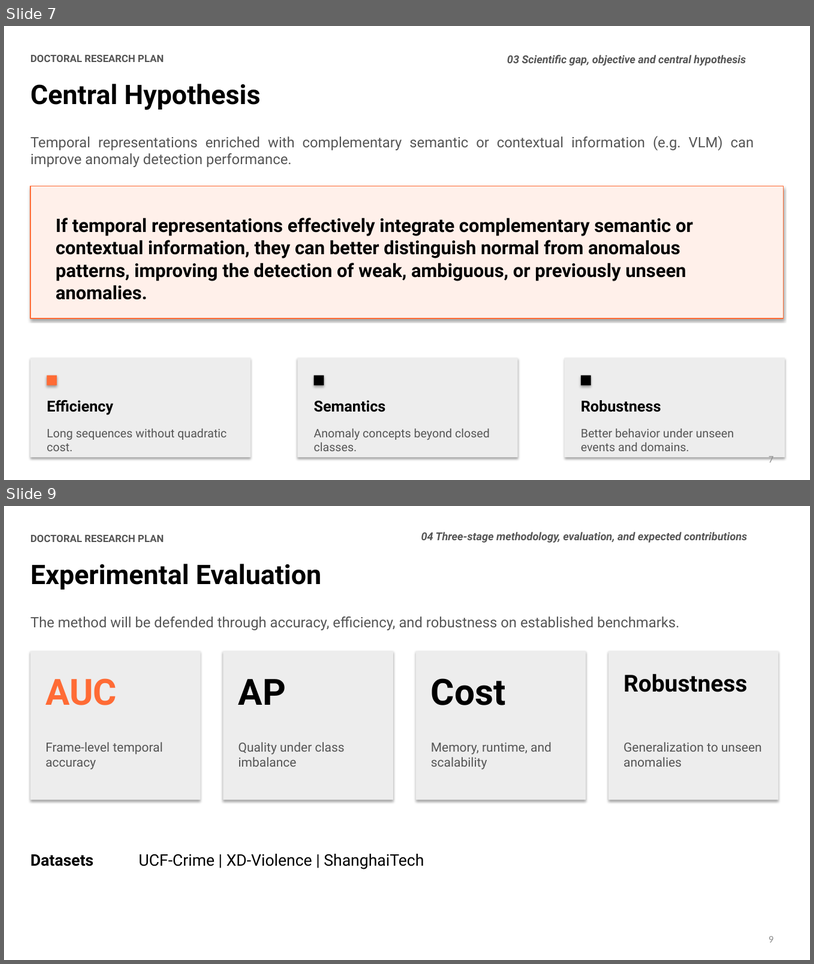
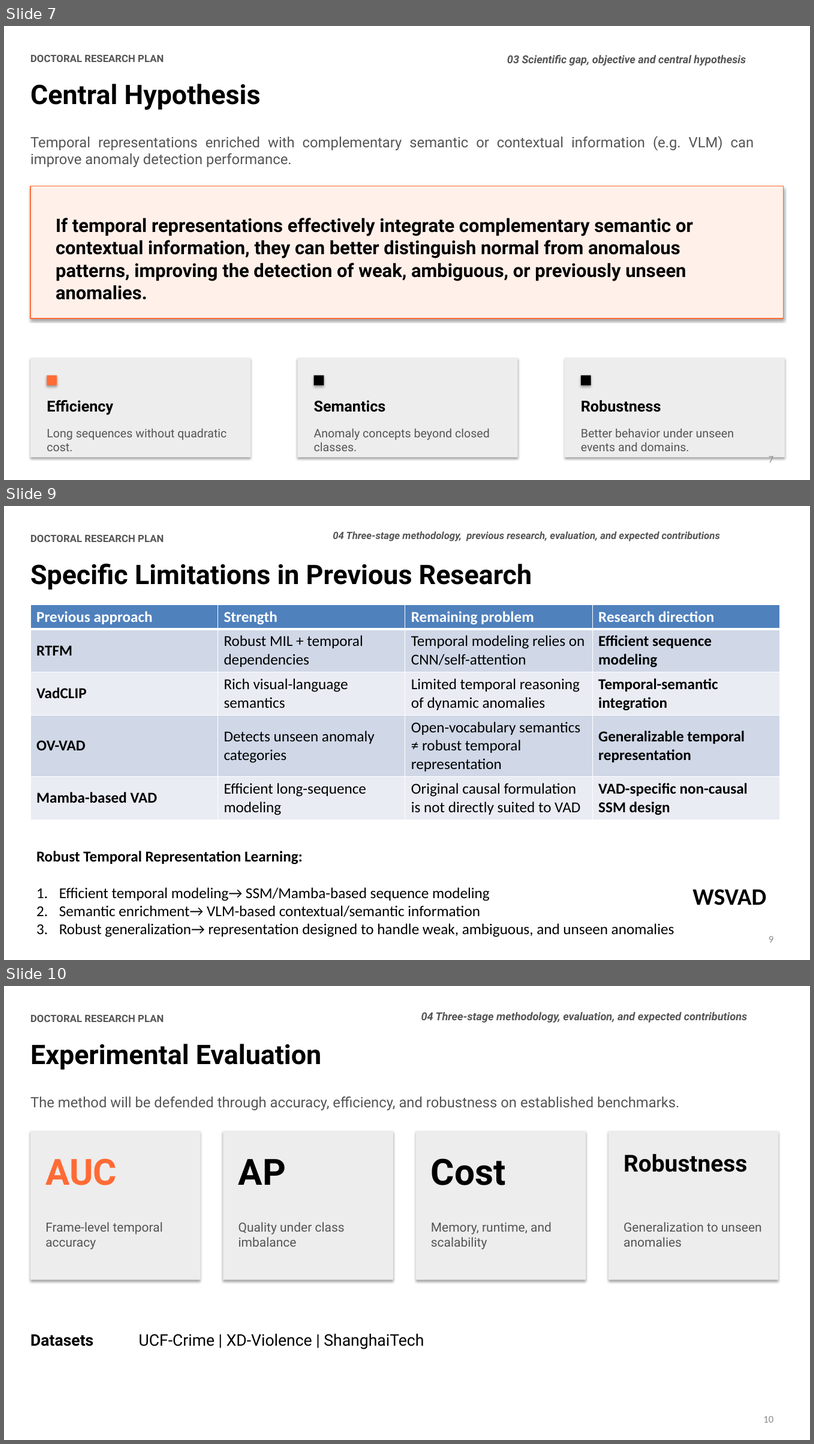
Before and after one commit to zeroxred/research, a slide deck: presentations/research_plan_wsvad_phd_english.pptx. Shown one above the other, each under a label of ours: slides 7 and 9 before the commit, slides 7, 9 and 10 after it; the slides between them are not shown. The pictures are 814x964 and 814x1444 pixels, drawn with LibreOffice and Linux fonts; fonts in the diff are those of the drawing. Boxes give left, top, right and bottom in pixels: in the first picture for what was removed or moved away, otherwise in the second. Text is boxed around its words. In the diff, an @@ line names an element or a change of style, - is before the commit and + after.

```diff
--- a/presentations/research_plan_wsvad_phd_english.pptx
+++ b/presentations/research_plan_wsvad_phd_english.pptx
@@ slide 9 added at (4, 506, 810, 960), background #FFFFFF @@
@@ text added at (30, 535, 164, 542), 12 pt, text #555555, bold @@
+DOCTORAL RESEARCH PLAN
@@ text added at (333, 531, 720, 541), 12 pt, text #555555, bold, italic @@
+04 Three-stage methodology, previous research, evaluation, and expected contributions
@@ text added at (30, 564, 532, 589), 32 pt, text #000000, bold @@
+Specific Limitations in Previous Research
@@ table added at (30, 604, 781, 817), 5 rows, 4 columns @@
+Previous approach | Strength | Remaining problem | Research direction
+RTFM | Robust MIL + temporal dependencies | Temporal modeling relies on CNN/self-attention | Efficient sequence modeling
+VadCLIP | Rich visual-language semantics | Limited temporal reasoning of dynamic anomalies | Temporal-semantic integration
+OV-VAD | Detects unseen anomaly categories | Open-vocabulary semantics ≠ robust temporal representation | Generalizable temporal representation
+Mamba-based VAD | Efficient long-sequence modeling | Original causal formulation is not directly suited to VAD | VAD-specific non-causal SSM design
@@ text added at (36, 850, 675, 937), 18 pt, text #000000 @@
+Robust Temporal Representation Learning:
+1. Efficient temporal modeling→ SSM/Mamba-based sequence modeling
+2. Semantic enrichment→ VLM-based contextual/semantic information
+3. Robust generalization→ representation designed to handle weak, ambiguous, and unseen anomalies
@@ text added at (693, 889, 767, 905), 28 pt, text #000000, bold @@
+WSVAD
@@ page number added at (769, 936, 774, 942), 12 pt, text #8C8C8C @@
+9
@@ what was slide 9 is now slide 10 @@
@@ page number at (764, 1416, 774, 1422): text changed @@
-9
+10
```
Also in this commit, not shown: 1 slide changed.
